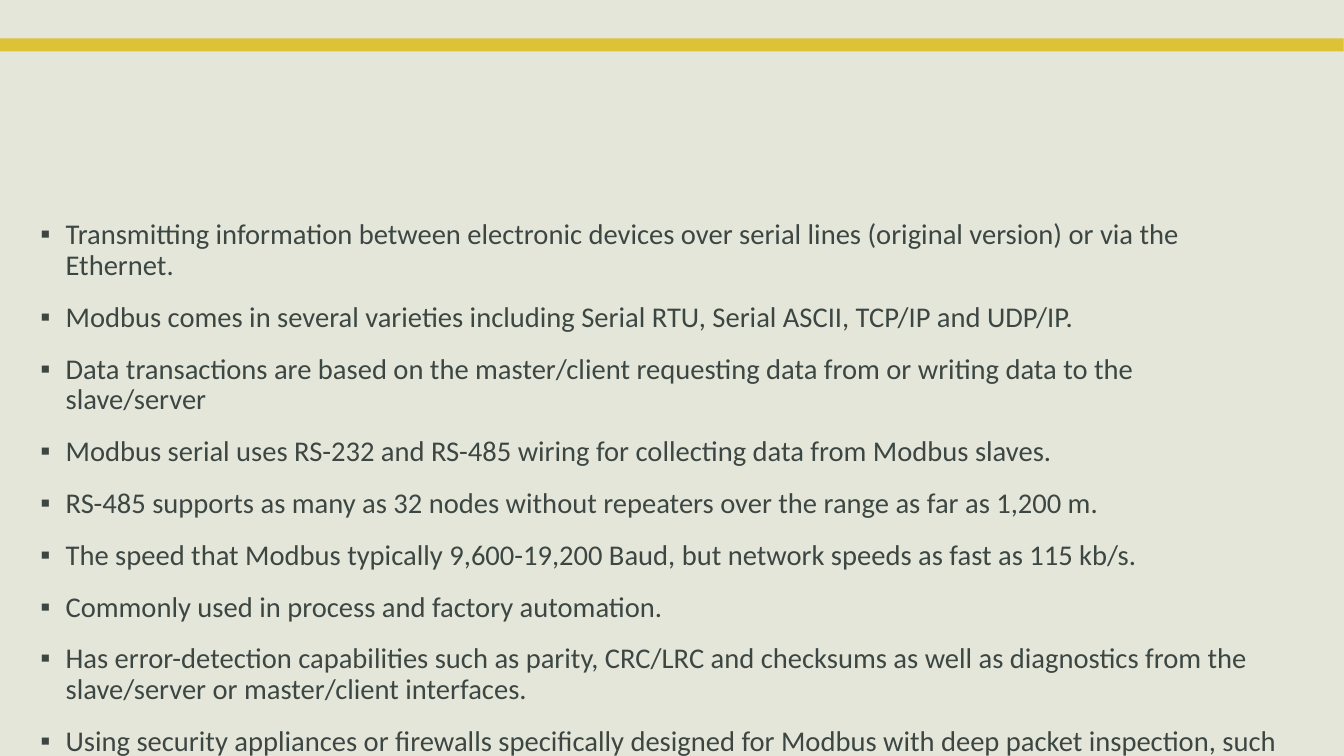
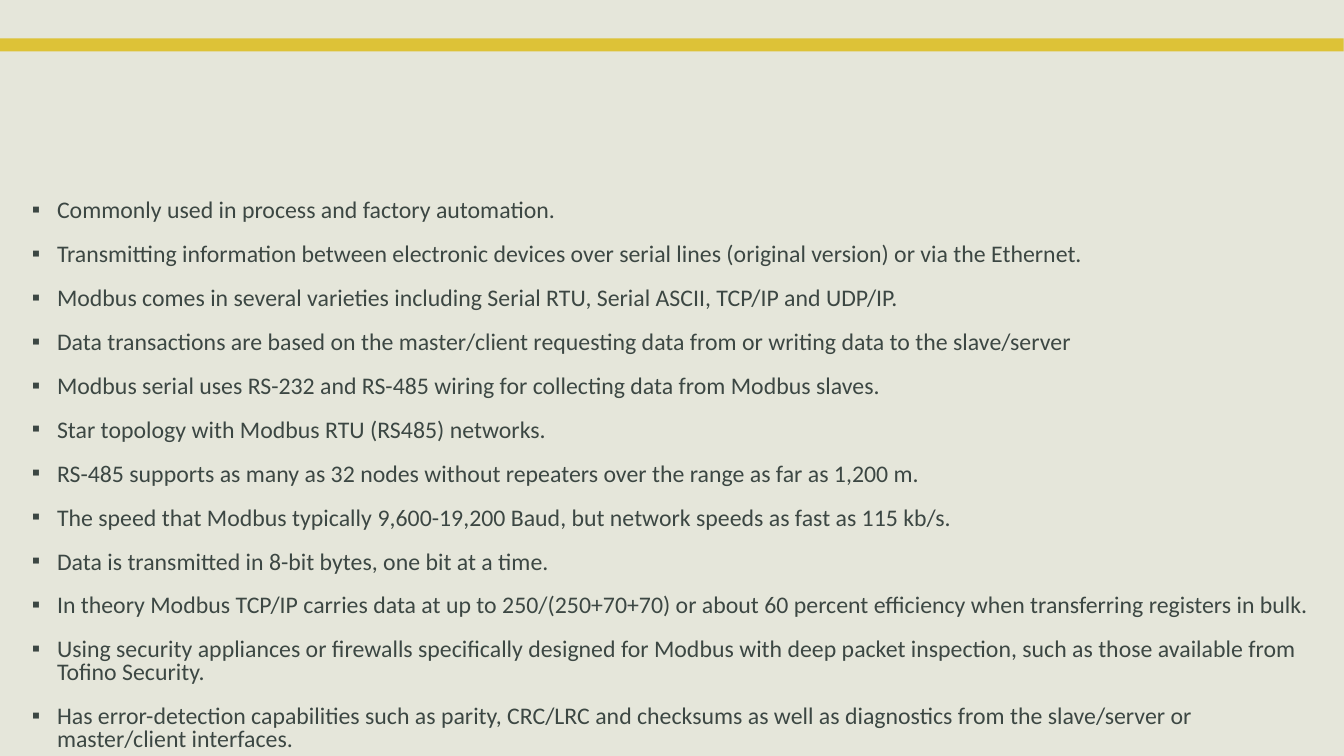
Before and after one commit to zabuza6119/Real-Time-System, a slide deck: slide 2 of Communication Protocol.pptx. Drawn at 1344x756 pixels with LibreOffice and Linux fonts; fonts in the diff are those of the drawing; background and template pictures are left out. Boxes give left, top, right and bottom in pixels: in the first picture for what was removed or moved away, otherwise in the second. Text is boxed around its words. In the diff, an @@ line names an element or a change of style, - is before the commit and + after.

```diff
--- a/Communication Protocol.pptx
+++ b/Communication Protocol.pptx
@@ text "Commonly used in process and ...": place and size @@
-text "Commonly used in process and ..." at <box>66,223,1275,756</box>
+text "Commonly used in process and ..." at <box>57,201,1307,748</box>
@@ text at <box>57,201,555,222</box>: paragraph added @@
+▪ Commonly used in process and factory automation.
@@ text at <box>57,245,1192,748</box>: size 20.4 to 17.1 pt in "Transmitting information between electronic devices over ser ...", "Modbus comes in several varieties including Serial ...", "Data transactions are based on the master/client ...", "Modbus serial uses RS-232 and RS-485 wiring ..." and 3 more places; line spacing 0.9 to 0.8 @@
@@ text at <box>57,421,546,442</box>: paragraph added @@
+▪ Star topology with Modbus RTU (RS485) networks.
@@ text at <box>57,553,1307,684</box>: text changed; size 20.4 to 17.1 pt @@
-▪ Commonly used in process and factory automation.
+▪ Data is transmitted in 8-bit bytes, one bit at a time.
+▪ In theory Modbus TCP/IP carries data at up to 250/(250+70+70) or about 60 percent efficiency when transferring registers in bulk.
+▪ Using security appliances or firewalls specifically designed for Modbus with deep packet inspection, such as those available from Tofino Security.
@@ text at <box>66,731,1275,756</box>: paragraph removed @@
-▪ Using security appliances or firewalls specifically designed for Modbus with deep packet inspection, such as those available from Tofino Security.
```
Also in this commit, not shown: 1 slide added.
